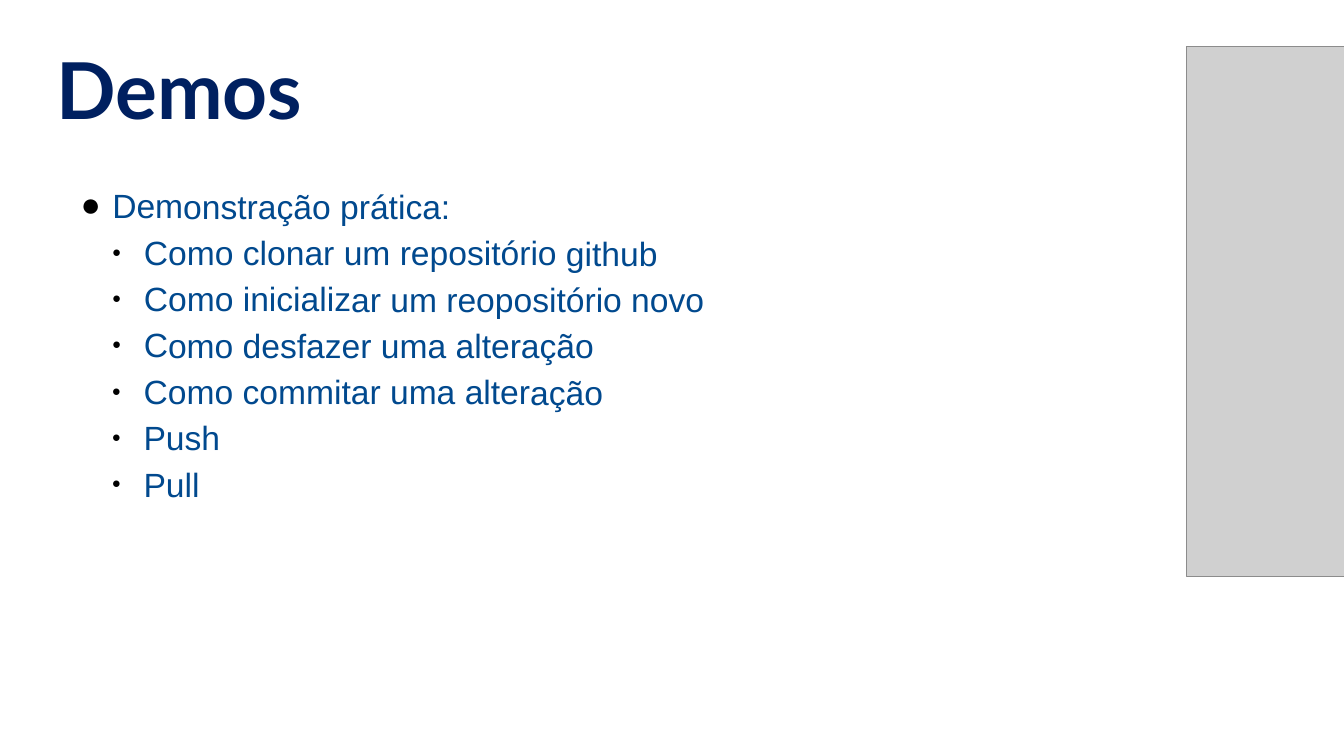
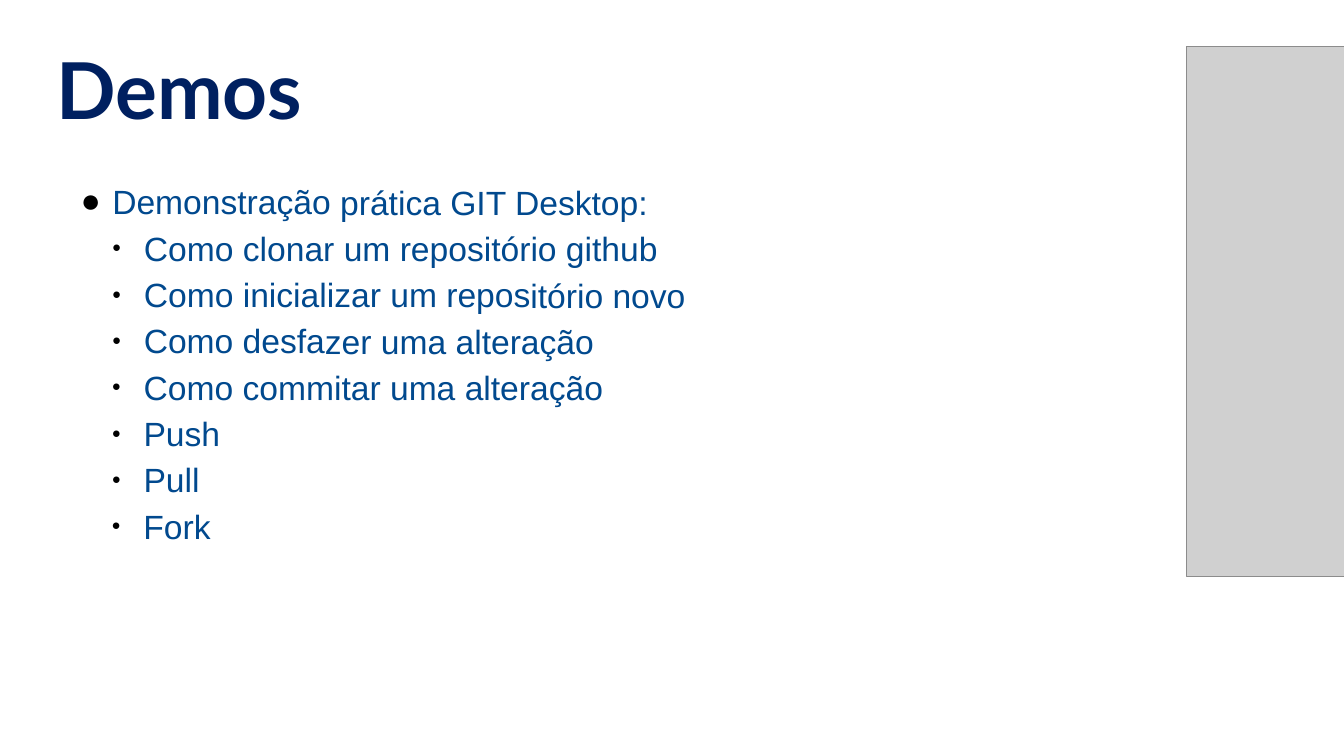
Before and after one commit to danielme17/TI96, a slide deck: slide 10 of aula06/Aula06.pptx. Drawn at 1344x756 pixels with LibreOffice and Linux fonts; fonts in the diff are those of the drawing; grey boxes stand for pictures. Boxes give left, top, right and bottom in pixels: in the first picture for what was removed or moved away, otherwise in the second. Text is boxed around its words. In the diff, an @@ line names an element or a change of style, - is before the commit and + after.

```diff
--- a/aula06/Aula06.pptx
+++ b/aula06/Aula06.pptx
@@ text at (112,190,648,221): text changed @@
-● Demonstração prática:
+● Demonstração prática GIT Desktop:
@@ text at (144,282,686,313): text changed @@
-  ● Como inicializar um reopositório novo
+  ● Como inicializar um repositório novo
@@ text at (143,514,210,540): paragraph added @@
+  ● Fork
```
Also in this commit, not shown: 1 other slide changed.
